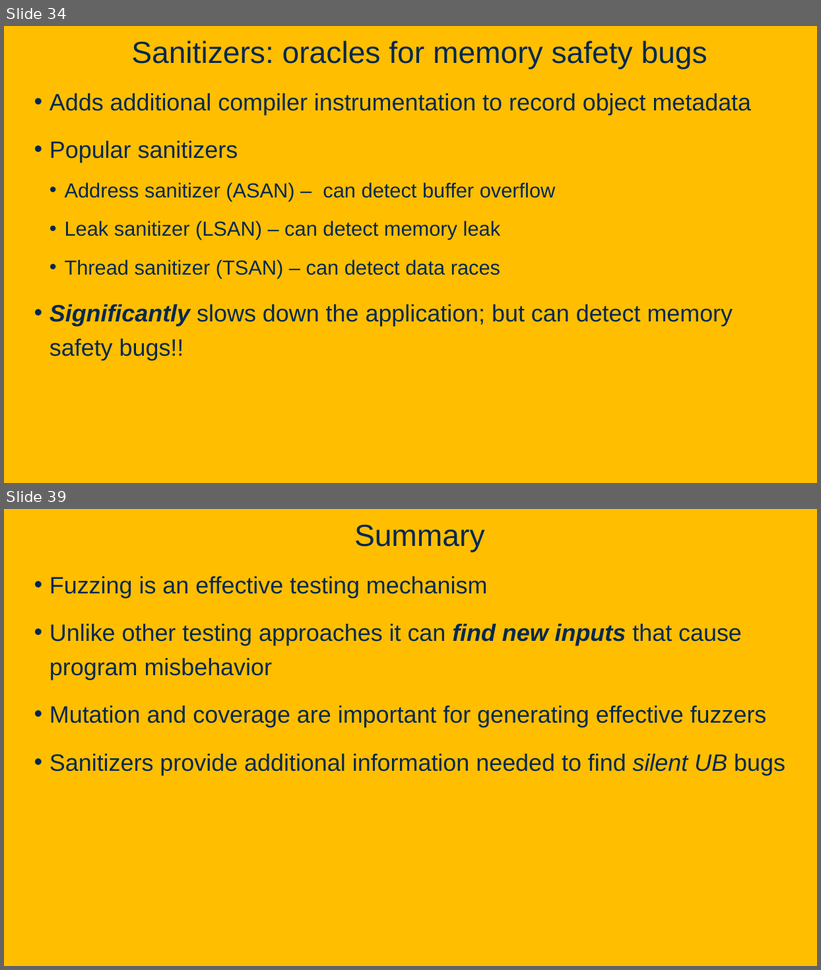
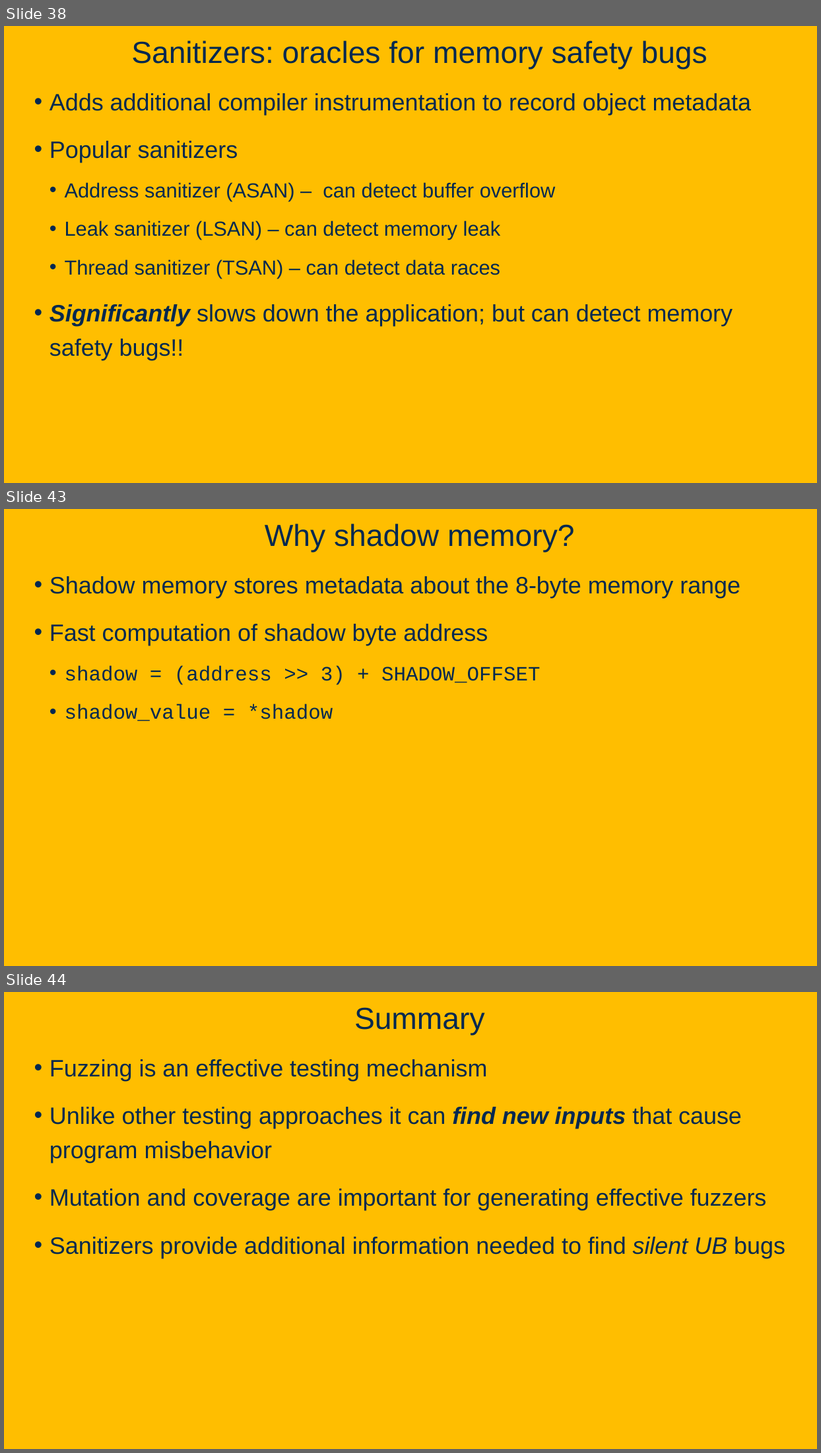
Before and after one commit to davsec-teaching/ecs160-f25, a slide deck: slides/10_fuzzing.pptx. Shown one above the other, each under a label of ours: slides 34 and 39 before the commit, slides 38, 43 and 44 after it; the slides between them are not shown. The pictures are 821x970 and 821x1453 pixels, drawn with LibreOffice and Linux fonts; fonts in the diff are those of the drawing; background and template pictures are left out. Boxes give left, top, right and bottom in pixels: in the first picture for what was removed or moved away, otherwise in the second. Text is boxed around its words. In the diff, an @@ line names an element or a change of style, - is before the commit and + after.

```diff
--- a/slides/10_fuzzing.pptx
+++ b/slides/10_fuzzing.pptx
@@ slide 43 added at (4, 509, 817, 966), background picture (left out) @@
@@ title added at (265, 524, 575, 553), 36 pt, text #022850 @@
+Why shadow memory?
@@ text added at (50, 576, 741, 722), 28 pt, text #022850 @@
+• Shadow memory stores metadata about the 8-byte memory range
+• Fast computation of shadow byte address
+  • shadow = (address >> 3) + SHADOW_OFFSET
+  • shadow_value = *shadow
@@ what was slide 34 is now slide 38 @@
@@ what was slide 39 is now slide 44 @@
```
Also in this commit, not shown: 5 slides changed, 6 other slides added, 2 slides removed.
